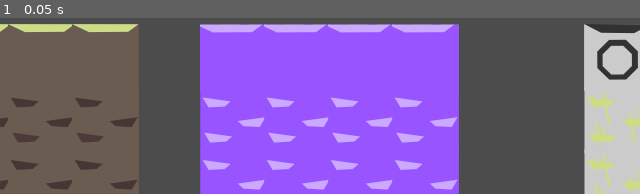
Above: before the commit, frame 1.
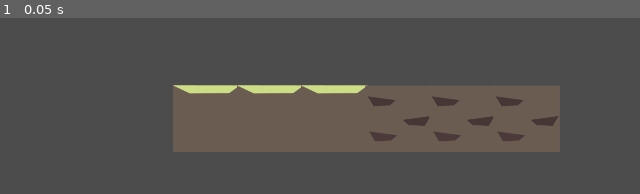
Above: after the commit, the same moment.

Repository: williamd1k0/AGBIC2018
Game: Godot game, scene res://Main.tscn
Same seed, same stepped clock (60 frames per second), same inputs: the game is played once before the commit and once after it.
Inputs:
- Up to frame 1 (0.05 s): no input

The runs differ from the first frame. In frame 1, 73% of the frame differs, in the area x 0-100%, y 3-100%.

Commit message:
Controls+Art Update
Controls + Player Add to the game, changes on the player svg.

Diff:
--- /dev/null
+++ b/Character/DefaultCharacter.gd
@@ -0,0 +1,24 @@
+extends KinematicBody2D
+
+var motion = Vector2()
+const UP = Vector2(0,-1)
+var Gravity = 10
+var dir = 1
+var can_jump = true
+var current_state = ""
+
+func _ready():
+	change_state("Idle")
+
+func _physics_process(delta):
+	motion = move_and_slide(motion,UP)
+	current_state.update(delta)
+	motion.y += Gravity
+
+func change_state(state):
+	var path = "State/" + state
+	if get_node(path):
+		current_state = get_node(path)
+		current_state.start()
+	else:
+		print("invalid state")
--- /dev/null
+++ b/Character/Player/Idle.gd
@@ -0,0 +1,11 @@
+extends Node
+
+func start():
+	pass
+
+func update(delta):
+	if owner.dir != 0:
+		exit()
+
+func exit():
+	owner.change_state("Move")
--- /dev/null
+++ b/Character/Player/Move.gd
@@ -0,0 +1,15 @@
+extends Node
+
+var speed = 100
+
+func start():
+	pass
+
+func update(delta):
+	owner.motion.x = owner.dir * speed
+	if owner.dir == 0:
+		exit()
+
+func exit():
+	owner.change_state("Idle")
+	pass
--- /dev/null
+++ b/Character/Player/Player.gd
@@ -0,0 +1,14 @@
+extends "res://Character/DefaultCharacter.gd"
+
+
+func _physics_process(delta):
+	control()
+
+func control():
+	var move = int(Input.is_action_pressed("ui_right")) -int(Input.is_action_pressed("ui_left"))
+	var jump = Input.is_action_just_pressed("ui_up")
+
+	dir = move
+
+	if jump:
+		change_state("Jump")
--- /dev/null
+++ b/Character/Player/Player.tscn
@@ -0,0 +1,38 @@
+[gd_scene load_steps=5 format=2]
+
+[ext_resource path="res://Character/Player/Player.gd" type="Script" id=1]
+[ext_resource path="res://Character/Player/Idle.gd" type="Script" id=2]
+[ext_resource path="res://Character/Player/Move.gd" type="Script" id=3]
+
+[sub_resource type="CapsuleShape2D" id=1]
+
+custom_solver_bias = 0.0
+radius = 32.0
+height = 124.0
+
+[node name="Player" type="KinematicBody2D" index="0"]
+
+input_pickable = false
+collision_layer = 1
+collision_mask = 1
+collision/safe_margin = 0.08
+script = ExtResource( 1 )
+
+[node name="CollisionShape2D" type="CollisionShape2D" parent="." index="0"]
+
+shape = SubResource( 1 )
+_sections_unfolded = [ "Transform" ]
+
+[node name="State" type="Node" parent="." index="1"]
+
+[node name="Idle" type="Node" parent="State" index="0"]
+
+script = ExtResource( 2 )
+
+[node name="Move" type="Node" parent="State" index="1"]
+
+script = ExtResource( 3 )
+
+[node name="Dead" type="Node" parent="State" index="2"]
+
+[node name="Attack" type="Node" parent="State" index="3"]
--- a/Level/Level1/Level1.tscn
+++ b/Level/Level1/Level1.tscn
@@ -1,12 +1,18 @@
-[gd_scene load_steps=2 format=2]
+[gd_scene load_steps=3 format=2]
 
-[ext_resource path="res://Level/LevelTileSet.tres" type="TileSet" id=1]
+[ext_resource path="res://Character/Player/Player.tscn" type="PackedScene" id=1]
+[ext_resource path="res://Level/LevelTileSet.tres" type="TileSet" id=2]
 
-[node name="Level1" type="Node" index="0"]
+[node name="Level1" type="Node"]
 
-[node name="Camera2D" type="Camera2D" parent="." index="0"]
+[node name="Player" parent="." index="0" instance=ExtResource( 1 )]
 
-position = Vector2( 880, 730 )
+position = Vector2( 720, 420 )
+
+[node name="Camera2D" type="Camera2D" parent="." index="1"]
+
+position = Vector2( 677.993, 482.288 )
+scale = Vector2( -1.30885, 1 )
 anchor_mode = 1
 rotating = false
 current = true
@@ -30,10 +36,10 @@
 editor_draw_limits = false
 editor_draw_drag_margin = false
 
-[node name="TileMap" type="TileMap" parent="." index="1"]
+[node name="TileMap" type="TileMap" parent="." index="2"]
 
 mode = 0
-tile_set = ExtResource( 1 )
+tile_set = ExtResource( 2 )
 cell_size = Vector2( 128, 125 )
 cell_quadrant_size = 1
 cell_custom_transform = Transform2D( 1, 0, 0, 1, 0, 0 )
@@ -48,5 +54,5 @@
 collision_mask = 1
 occluder_light_mask = 1
 format = 1
-tile_data = PoolIntArray( 393216, 2, 0, 393217, 2, 0, 393218, 2, 0, 393219, 2, 0, 393221, 1, 0, 393222, 1, 0, 393223, 1, 0, 393224, 1, 0, 393227, 0, 0, 393228, 0, 0, 393229, 0, 0, 393230, 0, 0, 458752, 6, 0, 458753, 6, 0, 458754, 6, 0, 458755, 3, 0, 458757, 4, 0, 458758, 7, 0, 458759, 7, 0, 458760, 7, 0, 458763, 5, 0, 458764, 8, 0, 458765, 8, 0, 458766, 8, 0, 524288, 6, 0, 524289, 6, 0, 524290, 6, 0, 524291, 3, 0, 524293, 4, 0, 524294, 7, 0, 524295, 7, 0, 524296, 7, 0, 524299, 5, 0, 524300, 8, 0, 524301, 8, 0, 524302, 8, 0 )
+tile_data = PoolIntArray( 327683, 0, 0, 327684, 0, 0, 327685, 0, 0, 327686, 3, 0, 327687, 3, 0, 327688, 3, 0 )
 _sections_unfolded = [ "Cell" ]
--- a/Level/LevelTileSet.tres
+++ b/Level/LevelTileSet.tres
@@ -13,7 +13,7 @@
 0/texture = ExtResource( 1 )
 0/tex_offset = Vector2( 0, 0 )
 0/modulate = Color( 1, 1, 1, 1 )
-0/region = Rect2( 323, 0, 134, 134 )
+0/region = Rect2( 0, 0, 134, 134 )
 0/is_autotile = false
 0/occluder_offset = Vector2( 0, 0 )
 0/navigation_offset = Vector2( 0, 0 )
@@ -21,13 +21,13 @@
 "autotile_coord": Vector2( 0, 0 ),
 "one_way": false,
 "shape": SubResource( 1 ),
-"shape_transform": Transform2D( 1, 0, 0, 1, 258.395, 66.1491 )
+"shape_transform": Transform2D( 1, 0, 0, 1, 66.0787, 67.3188 )
 } ]
 1/name = "Top2"
 1/texture = ExtResource( 1 )
 1/tex_offset = Vector2( 0, 0 )
 1/modulate = Color( 1, 1, 1, 1 )
-1/region = Rect2( 807, 2, 134, 134 )
+1/region = Rect2( 323, 0, 134, 134 )
 1/is_autotile = false
 1/occluder_offset = Vector2( 0, 0 )
 1/navigation_offset = Vector2( 0, 0 )
@@ -35,13 +35,13 @@
 "autotile_coord": Vector2( 0, 0 ),
 "one_way": false,
 "shape": SubResource( 1 ),
-"shape_transform": Transform2D( 1, 0, 0, 1, 259.357, 64.3205 )
+"shape_transform": Transform2D( 1, 0, 0, 1, 66.0787, 67.3188 )
 } ]
 2/name = "Top3"
 2/texture = ExtResource( 1 )
 2/tex_offset = Vector2( 0, 0 )
 2/modulate = Color( 1, 1, 1, 1 )
-2/region = Rect2( 0, 0, 134, 134 )
+2/region = Rect2( 798, 2, 134, 134 )
 2/is_autotile = false
 2/occluder_offset = Vector2( 0, 0 )
 2/navigation_offset = Vector2( 0, 0 )
@@ -69,7 +69,7 @@
 4/texture = ExtResource( 1 )
 4/tex_offset = Vector2( 0, 0 )
 4/modulate = Color( 1, 1, 1, 1 )
-4/region = Rect2( 642, 1, 134, 134 )
+4/region = Rect2( 485, 0, 135, 134 )
 4/is_autotile = false
 4/occluder_offset = Vector2( 0, 0 )
 4/navigation_offset = Vector2( 0, 0 )
@@ -83,7 +83,7 @@
 5/texture = ExtResource( 1 )
 5/tex_offset = Vector2( 0, 0 )
 5/modulate = Color( 1, 1, 1, 1 )
-5/region = Rect2( 485, 0, 135, 134 )
+5/region = Rect2( 642, 1, 134, 134 )
 5/is_autotile = false
 5/occluder_offset = Vector2( 0, 0 )
 5/navigation_offset = Vector2( 0, 0 )
@@ -93,30 +93,3 @@
 "shape": SubResource( 1 ),
 "shape_transform": Transform2D( 1, 0, 0, 1, 66.0787, 67.3188 )
 } ]
-6/name = "Bot1"
-6/texture = ExtResource( 1 )
-6/tex_offset = Vector2( 0, 0 )
-6/modulate = Color( 1, 1, 1, 1 )
-6/region = Rect2( 163, 0, 134, 134 )
-6/is_autotile = false
-6/occluder_offset = Vector2( 0, 0 )
-6/navigation_offset = Vector2( 0, 0 )
-6/shapes = [  ]
-7/name = "Bot2"
-7/texture = ExtResource( 1 )
-7/tex_offset = Vector2( 0, 0 )
-7/modulate = Color( 1, 1, 1, 1 )
-7/region = Rect2( 642, 1, 134, 134 )
-7/is_autotile = false
-7/occluder_offset = Vector2( 0, 0 )
-7/navigation_offset = Vector2( 0, 0 )
-7/shapes = [  ]
-8/name = "Bot3"
-8/texture = ExtResource( 1 )
-8/tex_offset = Vector2( 0, 0 )
-8/modulate = Color( 1, 1, 1, 1 )
-8/region = Rect2( 485, 0, 135, 134 )
-8/is_autotile = false
-8/occluder_offset = Vector2( 0, 0 )
-8/navigation_offset = Vector2( 0, 0 )
-8/shapes = [  ]
--- a/Level/LevelTileset.tscn
+++ b/Level/LevelTileset.tscn
@@ -5,27 +5,23 @@
 [sub_resource type="RectangleShape2D" id=1]
 
 custom_solver_bias = 0.0
-extents = Vector2( 66.941, 64.8793 )
+extents = Vector2( 66.9087, 67.154 )
 
-[node name="LevelTileset" type="Node" index="0"]
+[node name="LevelTileset" type="Node"]
 
 _sections_unfolded = [ "Region" ]
 
 [node name="Top1" type="Sprite" parent="." index="0"]
 
 editor/display_folded = true
-position = Vector2( 384, 0 )
-scale = Vector2( 1, 0.969697 )
 texture = ExtResource( 1 )
 centered = false
 region_enabled = true
-region_rect = Rect2( 323, 0, 134, 134 )
-_sections_unfolded = [ "Offset", "Region" ]
+region_rect = Rect2( 0, 0, 134, 134 )
+_sections_unfolded = [ "Offset", "Region", "Transform" ]
 
-[node name="StaticBody2D3" type="StaticBody2D" parent="Top1" index="0"]
+[node name="StaticBody2D" type="StaticBody2D" parent="Top1" index="0"]
 
-position = Vector2( -192, -0.819244 )
-scale = Vector2( 1, 1.03125 )
 input_pickable = false
 collision_layer = 1
 collision_mask = 1
@@ -34,26 +30,23 @@
 friction = 1.0
 bounce = 0.0
 
-[node name="CollisionShape2D" type="CollisionShape2D" parent="Top1/StaticBody2D3" index="0"]
+[node name="CollisionShape2D" type="CollisionShape2D" parent="Top1/StaticBody2D" index="0"]
 
-position = Vector2( 258.395, 66.1491 )
+position = Vector2( 66.0787, 67.3188 )
 shape = SubResource( 1 )
 
 [node name="Top2" type="Sprite" parent="." index="1"]
 
 editor/display_folded = true
-position = Vector2( 192, -0.794426 )
-scale = Vector2( 1, 0.969697 )
+position = Vector2( 192, 0 )
 texture = ExtResource( 1 )
 centered = false
 region_enabled = true
-region_rect = Rect2( 807, 2, 134, 134 )
-_sections_unfolded = [ "Offset", "Region" ]
+region_rect = Rect2( 323, 0, 134, 134 )
+_sections_unfolded = [ "Offset", "Region", "Transform" ]
 
-[node name="StaticBody2D2" type="StaticBody2D" parent="Top2" index="0"]
+[node name="StaticBody2D" type="StaticBody2D" parent="Top2" index="0"]
 
-position = Vector2( -192, 0.819252 )
-scale = Vector2( 1, 1.03125 )
 input_pickable = false
 collision_layer = 1
 collision_mask = 1
@@ -62,18 +55,19 @@
 friction = 1.0
 bounce = 0.0
 
-[node name="CollisionShape2D" type="CollisionShape2D" parent="Top2/StaticBody2D2" index="0"]
+[node name="CollisionShape2D" type="CollisionShape2D" parent="Top2/StaticBody2D" index="0"]
 
-position = Vector2( 259.357, 64.3205 )
+position = Vector2( 66.0787, 67.3188 )
 shape = SubResource( 1 )
 
 [node name="Top3" type="Sprite" parent="." index="2"]
 
 editor/display_folded = true
+position = Vector2( 384, 0 )
 texture = ExtResource( 1 )
 centered = false
 region_enabled = true
-region_rect = Rect2( 0, 0, 134, 134 )
+region_rect = Rect2( 798, 2, 134, 134 )
 _sections_unfolded = [ "Offset", "Region", "Transform" ]
 
 [node name="StaticBody2D" type="StaticBody2D" parent="Top3" index="0"]
@@ -101,10 +95,8 @@
 region_rect = Rect2( 163, 0, 134, 134 )
 _sections_unfolded = [ "Offset", "Region", "Transform" ]
 
-[node name="StaticBody2D2" type="StaticBody2D" parent="Mid1" index="0"]
+[node name="StaticBody2D" type="StaticBody2D" parent="Mid1" index="0"]
 
-editor/display_folded = true
-position = Vector2( 0.440125, 0 )
 input_pickable = false
 collision_layer = 1
 collision_mask = 1
@@ -113,26 +105,22 @@
 friction = 1.0
 bounce = 0.0
 
-[node name="CollisionShape2D" type="CollisionShape2D" parent="Mid1/StaticBody2D2" index="0"]
+[node name="CollisionShape2D" type="CollisionShape2D" parent="Mid1/StaticBody2D" index="0"]
 
 position = Vector2( 66.0787, 67.3188 )
 shape = SubResource( 1 )
 
 [node name="Mid2" type="Sprite" parent="." index="4"]
 
-editor/display_folded = true
-position = Vector2( 191.265, 192 )
-scale = Vector2( 1, 0.969697 )
+position = Vector2( 192, 192 )
 texture = ExtResource( 1 )
 centered = false
 region_enabled = true
-region_rect = Rect2( 642, 1, 134, 134 )
-_sections_unfolded = [ "Offset", "Region" ]
+region_rect = Rect2( 485, 0, 135, 134 )
+_sections_unfolded = [ "Offset", "Region", "Transform" ]
 
-[node name="StaticBody2D3" type="StaticBody2D" parent="Mid2" index="0"]
+[node name="StaticBody2D" type="StaticBody2D" parent="Mid2" index="0"]
 
-position = Vector2( 0.735046, 0 )
-scale = Vector2( 1, 1.03125 )
 input_pickable = false
 collision_layer = 1
 collision_mask = 1
@@ -141,25 +129,23 @@
 friction = 1.0
 bounce = 0.0
 
-[node name="CollisionShape2D" type="CollisionShape2D" parent="Mid2/StaticBody2D3" index="0"]
+[node name="CollisionShape2D" type="CollisionShape2D" parent="Mid2/StaticBody2D" index="0"]
 
-position = Vector2( 66.0787, 67.3188 )
+position = Vector2( 67.2516, 67.6069 )
 shape = SubResource( 1 )
 
 [node name="Mid3" type="Sprite" parent="." index="5"]
 
 editor/display_folded = true
 position = Vector2( 384, 192 )
-scale = Vector2( 1, 0.969697 )
 texture = ExtResource( 1 )
 centered = false
 region_enabled = true
-region_rect = Rect2( 485, 0, 135, 134 )
-_sections_unfolded = [ "Offset", "Region" ]
+region_rect = Rect2( 642, 1, 134, 134 )
+_sections_unfolded = [ "Offset", "Region", "Transform" ]
 
-[node name="StaticBody2D4" type="StaticBody2D" parent="Mid3" index="0"]
+[node name="StaticBody2D" type="StaticBody2D" parent="Mid3" index="0"]
 
-scale = Vector2( 1, 1.03125 )
 input_pickable = false
 collision_layer = 1
 collision_mask = 1
@@ -168,36 +154,7 @@
 friction = 1.0
 bounce = 0.0
 
-[node name="CollisionShape2D" type="CollisionShape2D" parent="Mid3/StaticBody2D4" index="0"]
+[node name="CollisionShape2D" type="CollisionShape2D" parent="Mid3/StaticBody2D" index="0"]
 
 position = Vector2( 66.0787, 67.3188 )
 shape = SubResource( 1 )
-
-[node name="Bot1" type="Sprite" parent="." index="6"]
-
-position = Vector2( 2.20526, 354.455 )
-texture = ExtResource( 1 )
-centered = false
-region_enabled = true
-region_rect = Rect2( 163, 0, 134, 134 )
-_sections_unfolded = [ "Offset", "Region", "Transform" ]
-
-[node name="Bot2" type="Sprite" parent="." index="7"]
-
-position = Vector2( 193.47, 355.19 )
-scale = Vector2( 1, 0.969697 )
-texture = ExtResource( 1 )
-centered = false
-region_enabled = true
-region_rect = Rect2( 642, 1, 134, 134 )
-_sections_unfolded = [ "Offset", "Region" ]
-
-[node name="Bot3" type="Sprite" parent="." index="8"]
-
-position = Vector2( 384, 357.302 )
-scale = Vector2( 1, 0.969697 )
-texture = ExtResource( 1 )
-centered = false
-region_enabled = true
-region_rect = Rect2( 485, 0, 135, 134 )
-_sections_unfolded = [ "Offset", "Region", "Transform" ]
--- /dev/null
+++ b/Tools.gd
@@ -0,0 +1,61 @@
+extends Node
+
+var main_node setget , _get_main_node
+var view_size setget , _get_view_size
+var mouse_pos setget , _get_mouse_pos
+
+func create_timer(wait_time):
+	var timer = Timer.new()
+	timer.set_wait_time(wait_time)
+	timer.set_one_shot(true)
+	timer.connect("timeout", timer, "queue_free")
+	add_child(timer)
+	timer.start()
+	return timer
+
+func choose(choises):
+	randomize()
+	var rand_index = randi() % choises.size()
+	return choises[rand_index]
+
+func finds_node(node):
+	return self.main_node.find_node(node)
+
+func attach(src_node, src_signal, trg_node, trg_func):
+	if typeof(src_node) == TYPE_STRING:
+		src_node = find_node(src_node)
+
+	if typeof(trg_node) == TYPE_STRING:
+		trg_node = find_node(trg_node)
+
+	if src_node != null and trg_node != null:
+		src_node.connect(src_signal, trg_node, trg_func)
+
+func remote_call(src_node, method, arg0 = null, arg1 = null):
+	src_node = find_node(src_node)
+
+	if src_node and src_node.has_method(method):
+		if arg0 and arg1:
+			return src_node.call(method, arg0, arg1)
+		if arg0:
+			return src_node.call(method, arg0)
+
+		return src_node.call(method)
+
+func _get_mouse_pos():
+	return get_viewport().get_mouse_pos()
+
+func _get_main_node():
+	var root = get_tree().get_root()
+	return root.get_child( root.get_child_count()-1 )
+
+func _get_view_size():
+	return get_tree().get_root().get_visible_rect().size
+
+func create_object(obj,ownr):
+	var new_obj = obj.instance()
+	ownr.add_child(new_obj)
+	return new_obj
+
+func change_scene(scene):
+	get_tree().change_scene(scene)
Not shown, changed: AGBIC2018t.svg
